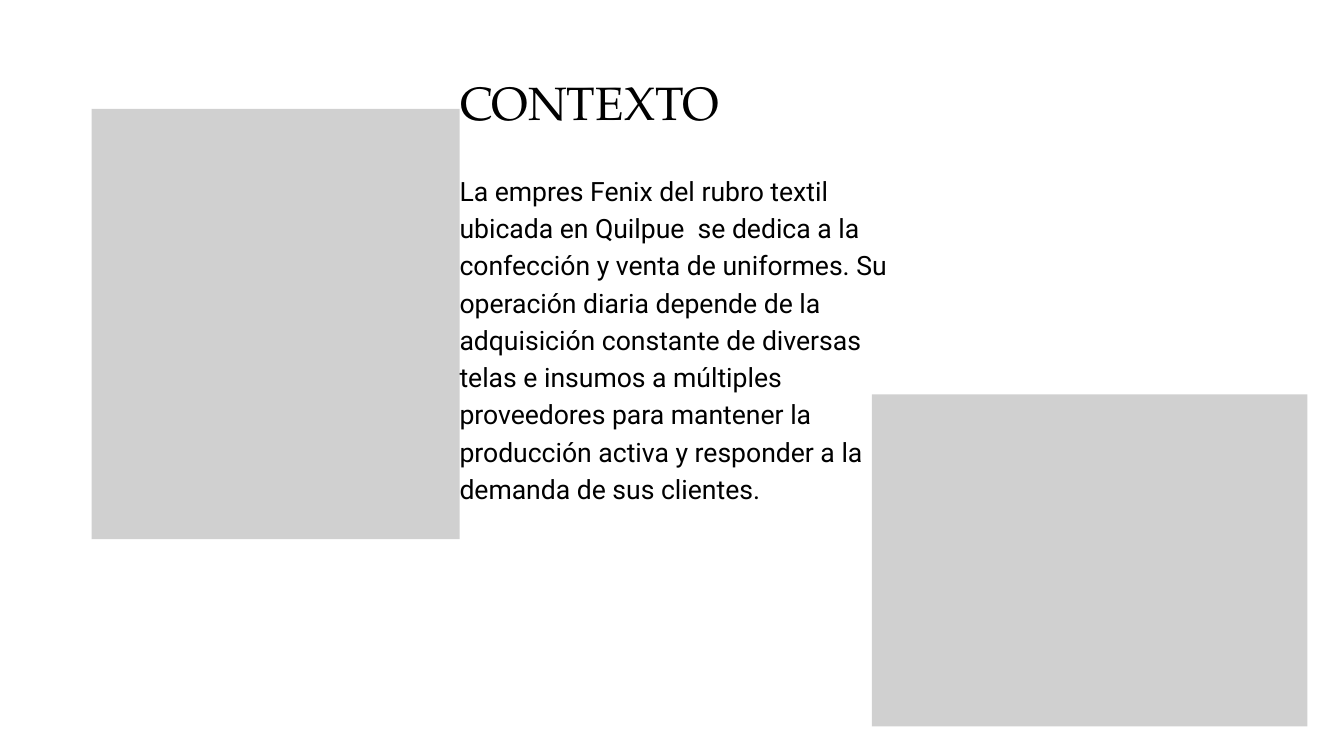
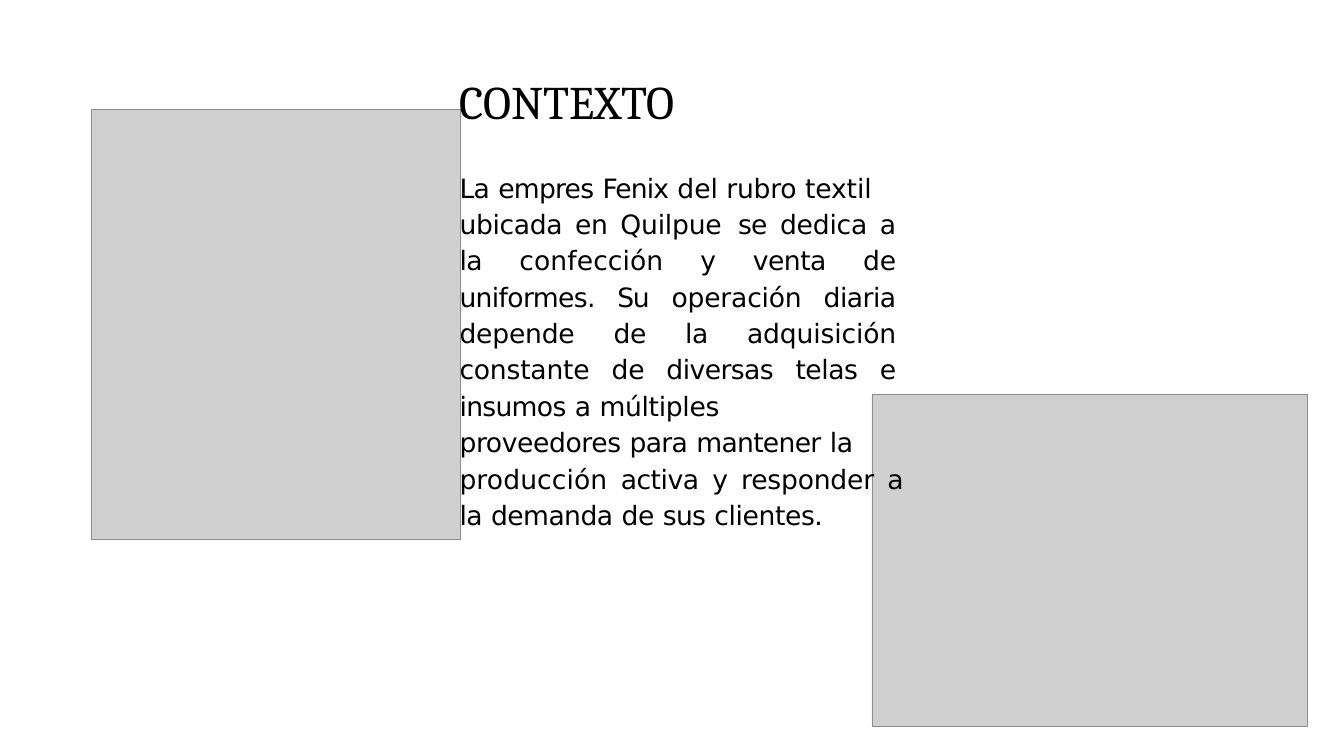
Before and after one commit to slashmagma/Proyecto_Optimisacion_MANANI-, a slide deck: slide 3 of fase 1/Evidencias_Grupales/Presentacíon Proyecto.pptx. Drawn at 1344x756 pixels with LibreOffice and Linux fonts; fonts in the diff are those of the drawing; grey boxes stand for pictures. Boxes give left, top, right and bottom in pixels: in the first picture for what was removed or moved away, otherwise in the second. Text is boxed around its words. In the diff, an @@ line names an element or a change of style, - is before the commit and + after.

```diff
--- a/fase 1/Evidencias_Grupales/Presentacíon Proyecto.pptx
+++ b/fase 1/Evidencias_Grupales/Presentacíon Proyecto.pptx
@@ title "CONTEXTO" at box(460, 87, 675, 130): font TeX Gyre Pagella to Cambria, letter spacing 0 to -0.1 pt; alignment centre to left; indent changed; line spacing 52.5pt to 1; more space between paragraphs @@
@@ text at box(460, 176, 903, 531): text changed; font Roboto to DejaVu Sans @@
-La empres Fenix del rubro textil ubicada en Quilpue se dedica a la confección y venta de uniformes. Su operación diaria depende de la adquisición constante de diversas telas e insumos a múltiples proveedores para mantener la producción activa y responder a la demanda de sus clientes.
+La empres Fenix del rubro textil
+ubicada en Quilpue se dedica a la confección y venta de uniformes. Su operación diaria depende de la adquisición constante de diversas telas e insumos a múltiples
+proveedores para mantener la
+producción activa y responder a la demanda de sus clientes.
```
Also in this commit, not shown: 19 other slides changed.
